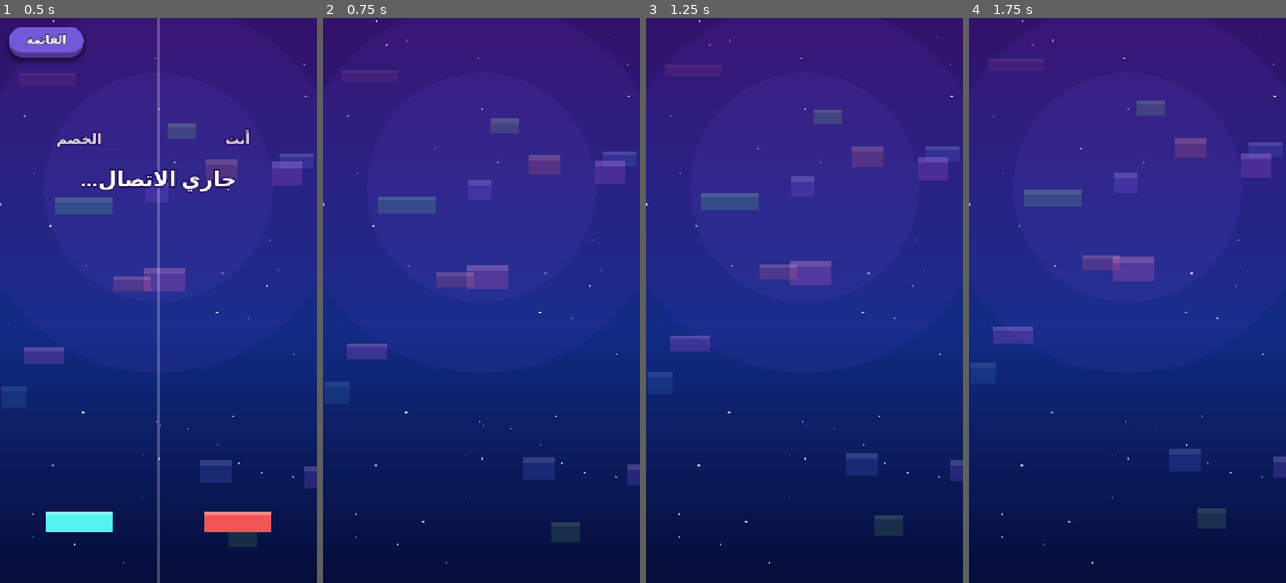
Above: before the commit, frames 1-4 (left to right).
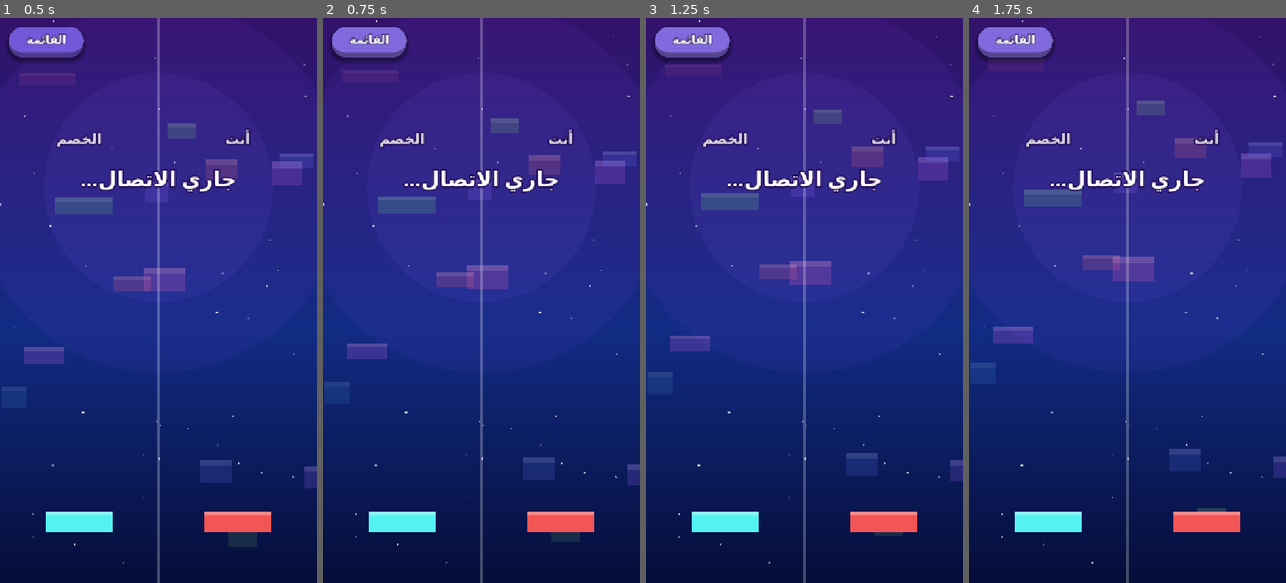
Above: after the commit, the same moments.

Repository: eab71334-web/TowerWars-ios
Game: Godot game, scene res://online.tscn
Two runs of this game, one before a commit and one after it. Both use one fixed random seed, a clock stepped at 60 frames per second and the inputs below. This scene is started directly instead of the project's main scene.
Inputs (mouse positions are in pixels of both pictures, inside the frame that each line leads up to):
- Up to frame 1 (0.5 s): no input
- Up to frame 2 (0.75 s): click "القائمة" at 0.5 s
- Up to frame 3 (1.25 s): no input
- Up to frame 4 (1.75 s): click (1016, 40) at 1.25 s, where only the run after the commit has a clickable "القائمة"

Frame 1 is identical in both runs. In frame 2, 5.0% of the frame differs, in the area x 2-86%, y 0-100%; in frame 3, 5.0%; in frame 4, 5.0%.
Error before the commit: Invalid call. Nonexistent function 'go' in base 'CanvasLayer (ui.gd)'. (res://main_menu.gd:18)
Error after the commit: Invalid call. Nonexistent function 'go' in base 'CanvasLayer (ui.gd)'. (res://online.gd:127)

Commit message:
Update online.gd

Diff:
--- a/online.gd
+++ b/online.gd
@@ -124,13 +124,13 @@
 
 func _leave() -> void:
 	Net.send({"t": "leave", "done": state == "over"})
-	get_tree().change_scene_to_file("res://main_menu.tscn")
+	UI.go("res://main_menu.tscn")
 
 func _again() -> void:
 	if mode == "random":
 		get_tree().reload_current_scene()
 	else:
-		get_tree().change_scene_to_file("res://friends.tscn")
+		UI.go("res://friends.tscn")
 
 func _init_tower(t: Tower) -> void:
 	t.blocks.clear()
@@ -150,7 +150,7 @@
 		t.cur_x = (TW - START_W) / 2.0
 
 func _color(t: Tower, i: int) -> Color:
-	return Color.from_hsv(fmod(t.hue + i * 0.045, 1.0), 0.65, 0.95)
+	return Data.block_color(i, t.hue)
 
 func _spawn(t: Tower, w: float) -> void:
 	t.cur_w = w
@@ -341,7 +341,7 @@
 		elif state == "error" or state == "offline":
 			if Time.get_ticks_msec() - end_ms > 700:
 				if state == "error":
-					get_tree().change_scene_to_file("res://friends.tscn")
+					UI.go("res://friends.tscn")
 				else:
 					get_tree().reload_current_scene()
 
